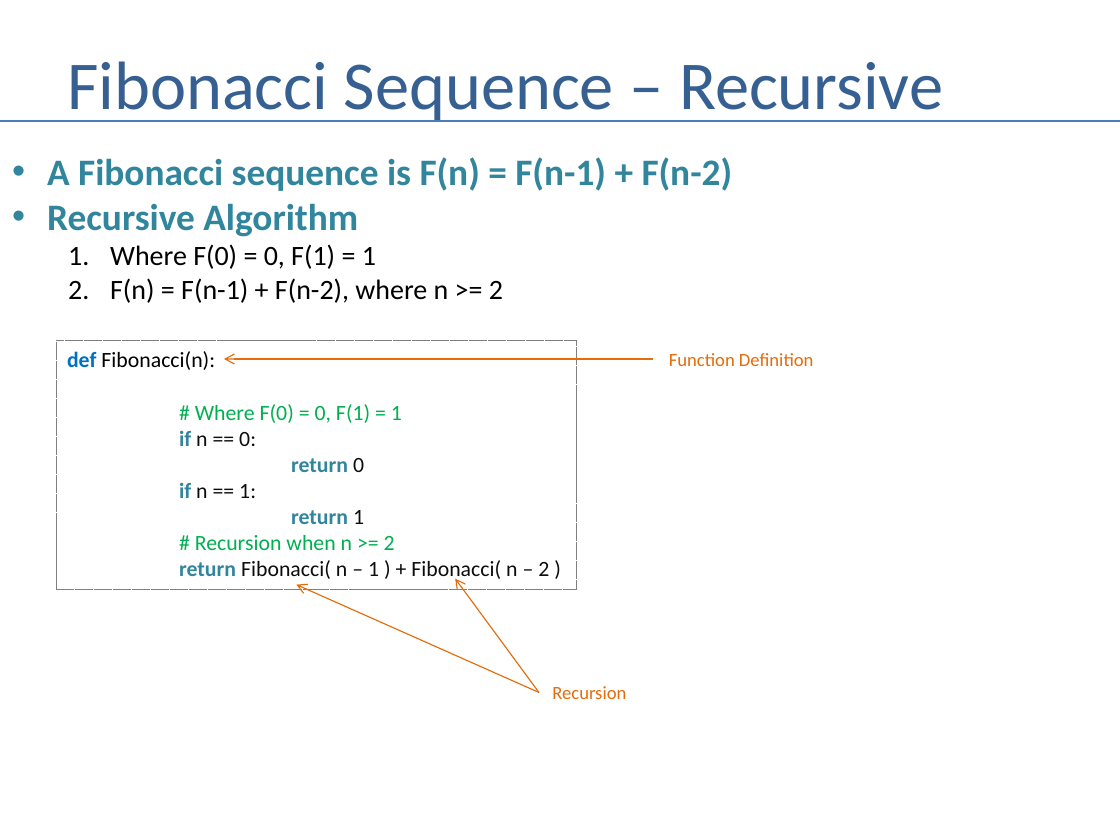
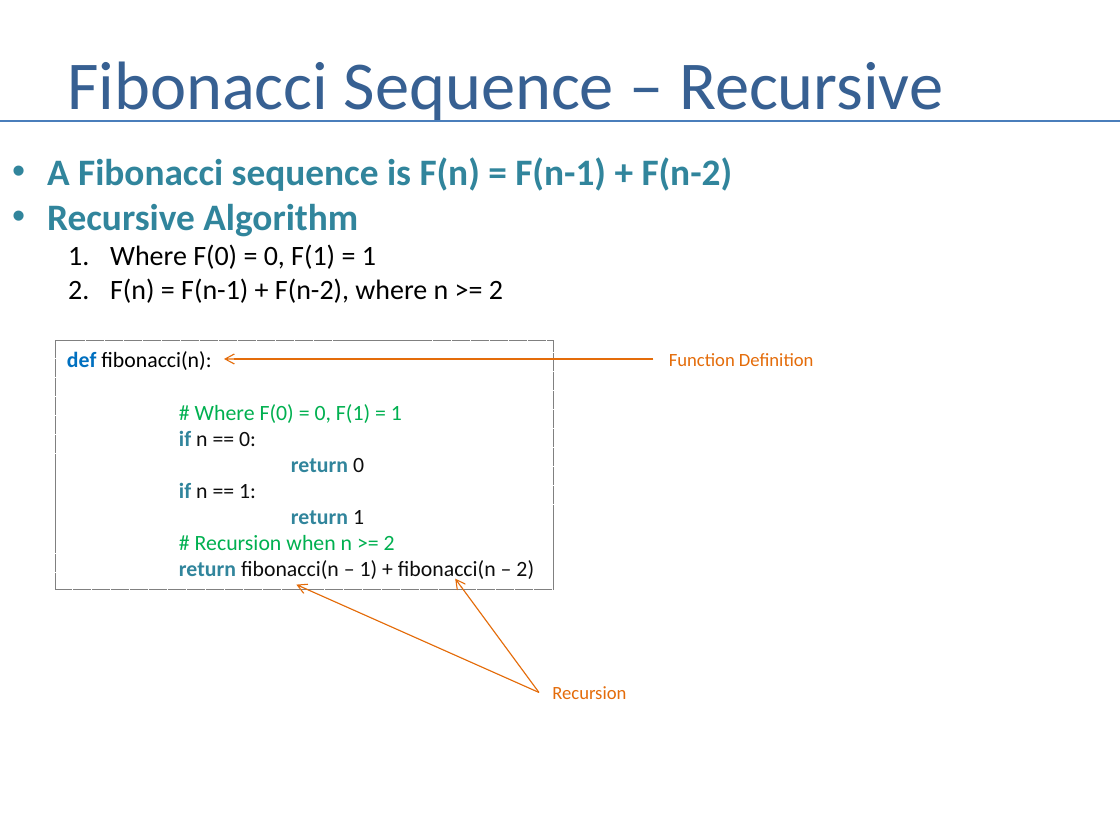
Before and after one commit to andrewferlitsch/Portland-Data-Science-Group, a slide deck: slide 8 of Presentations/Whiteboarding.pptx. Drawn at 1120x840 pixels with LibreOffice and Linux fonts; fonts in the diff are those of the drawing. Boxes give left, top, right and bottom in pixels: in the first picture for what was removed or moved away, otherwise in the second. Text is boxed around its words. In the diff, an @@ line names an element or a change of style, - is before the commit and + after.

Commit message:
QA presentation

```diff
--- a/Presentations/Whiteboarding.pptx
+++ b/Presentations/Whiteboarding.pptx
@@ rectangle "def fibonacci(n):": place and size @@
-rectangle "def fibonacci(n):" at [56,340,577,589]
+rectangle "def fibonacci(n):" at [56,340,553,589]
@@ text in rectangle at [67,351,211,370]: text changed @@
-def Fibonacci(n):
+def fibonacci(n):
@@ text in rectangle at [179,560,534,583]: text changed @@
-return Fibonacci( n – 1 ) + Fibonacci( n – 2 )
+return fibonacci(n – 1) + fibonacci(n – 2)
```
Also in this commit, not shown: 5 other slides changed, 1 other file.
